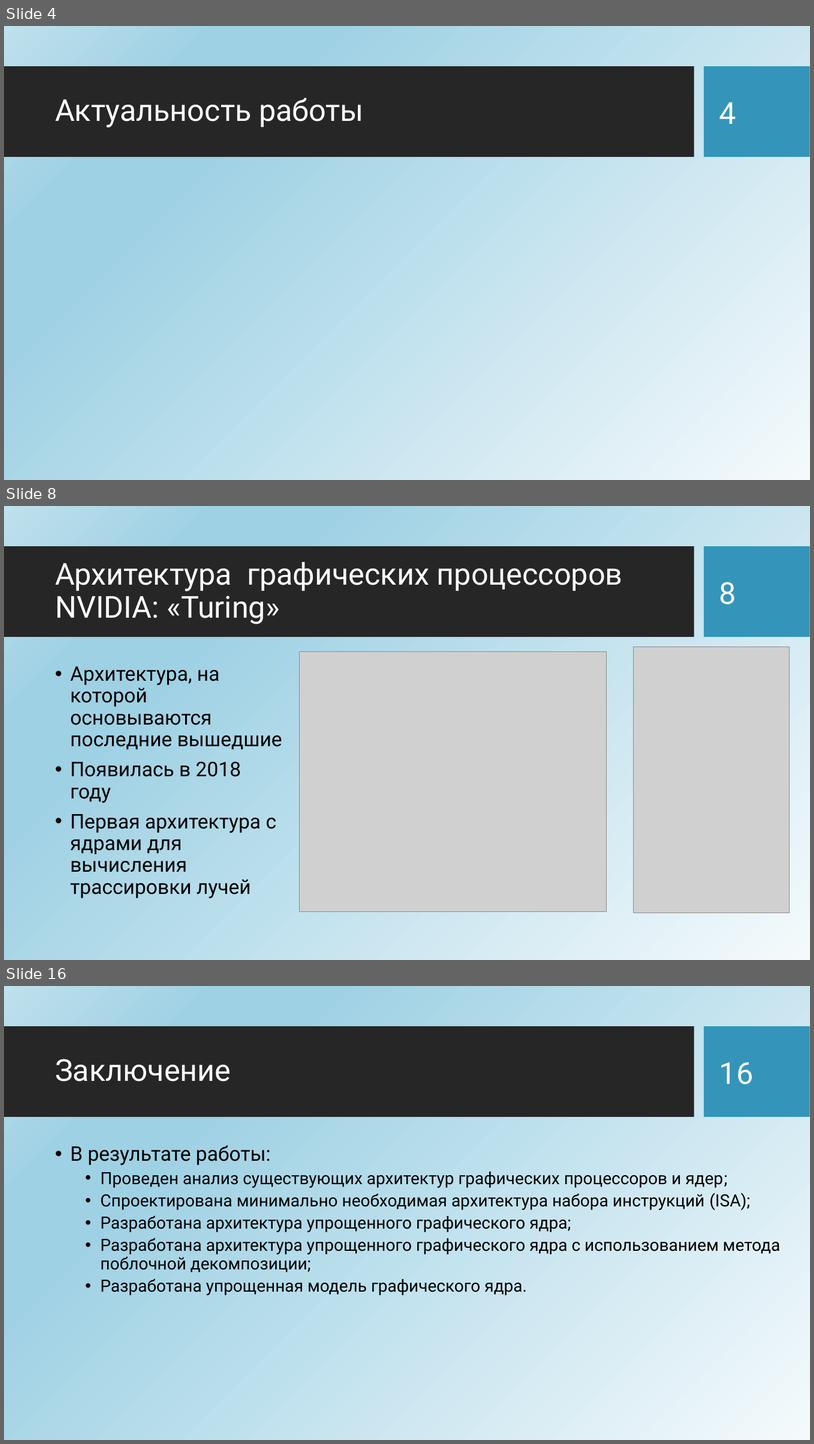
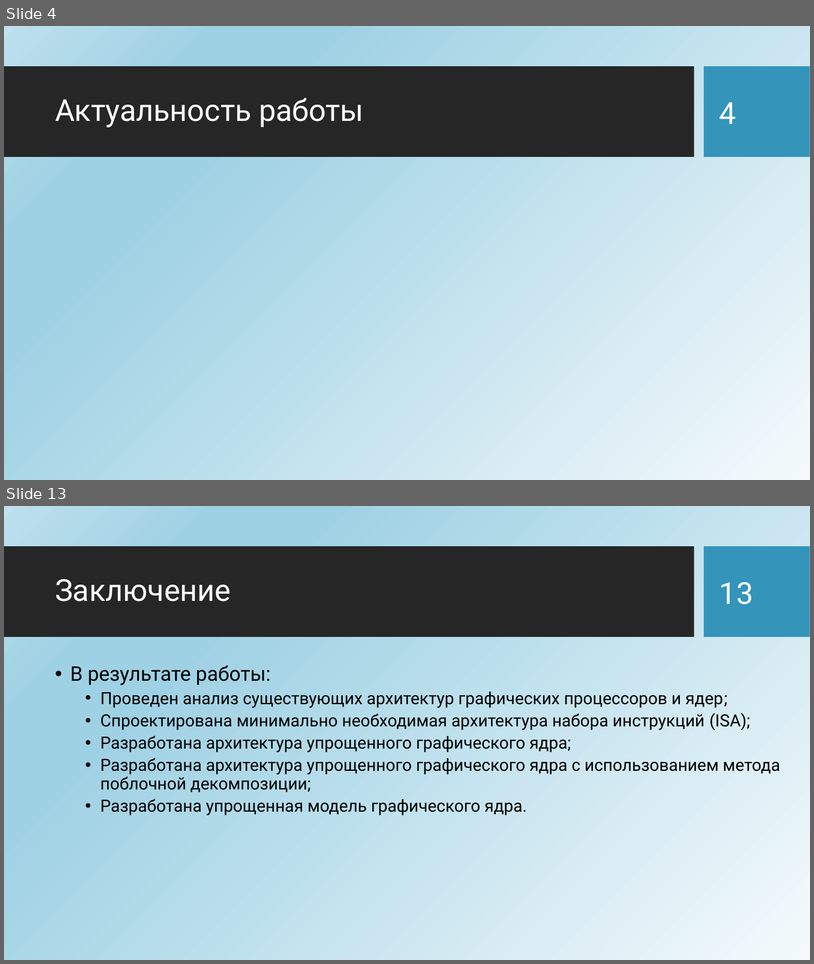
Before and after one commit to HaMeNopeDiot/hardware_gpu, a slide deck: docs/starukhin_dissertation/magister_pres.pptx. Shown one above the other, each under a label of ours: slides 4, 8 and 16 before the commit, slides 4 and 13 after it; the slides between them are not shown. The pictures are 814x1444 and 814x964 pixels, drawn with LibreOffice and Linux fonts; fonts in the diff are those of the drawing; grey boxes stand for pictures; background and template pictures are left out. Boxes give left, top, right and bottom in pixels: in the first picture for what was removed or moved away, otherwise in the second. Text is boxed around its words. In the diff, an @@ line names an element or a change of style, - is before the commit and + after.

```diff
--- a/docs/starukhin_dissertation/magister_pres.pptx
+++ b/docs/starukhin_dissertation/magister_pres.pptx
@@ slide 8 removed at (x1=4, y1=506, x2=810, y2=960), background picture (left out); not listed: 2 template elements that a slide beside it also shows @@
@@ title removed at (x1=55, y1=562, x2=623, y2=624) @@
-Архитектура графических процессоров NVIDIA: «Turing»
@@ page number removed at (x1=720, y1=582, x2=737, y2=604) @@
-8
@@ picture removed at (x1=634, y1=646, x2=790, y2=913) @@
@@ text removed at (x1=70, y1=666, x2=282, y2=898) @@
-• Архитектура, на которой основываются последние вышедшие
-• Появилась в 2018 году
-• Первая архитектура с ядрами для вычисления трассировки лучей
@@ picture removed at (x1=300, y1=652, x2=606, y2=912) @@
@@ what was slide 16 is now slide 13 @@
@@ page number at (x1=720, y1=582, x2=754, y2=604): text changed @@
-16
+13
```
Also in this commit, not shown: 1 slide changed, 8 slides added, 10 other slides removed.
